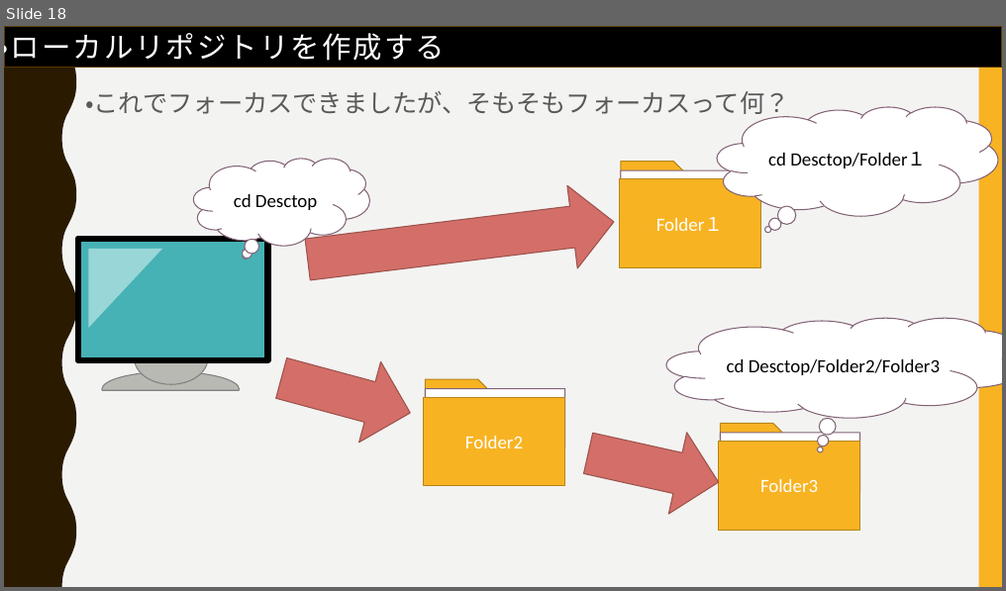
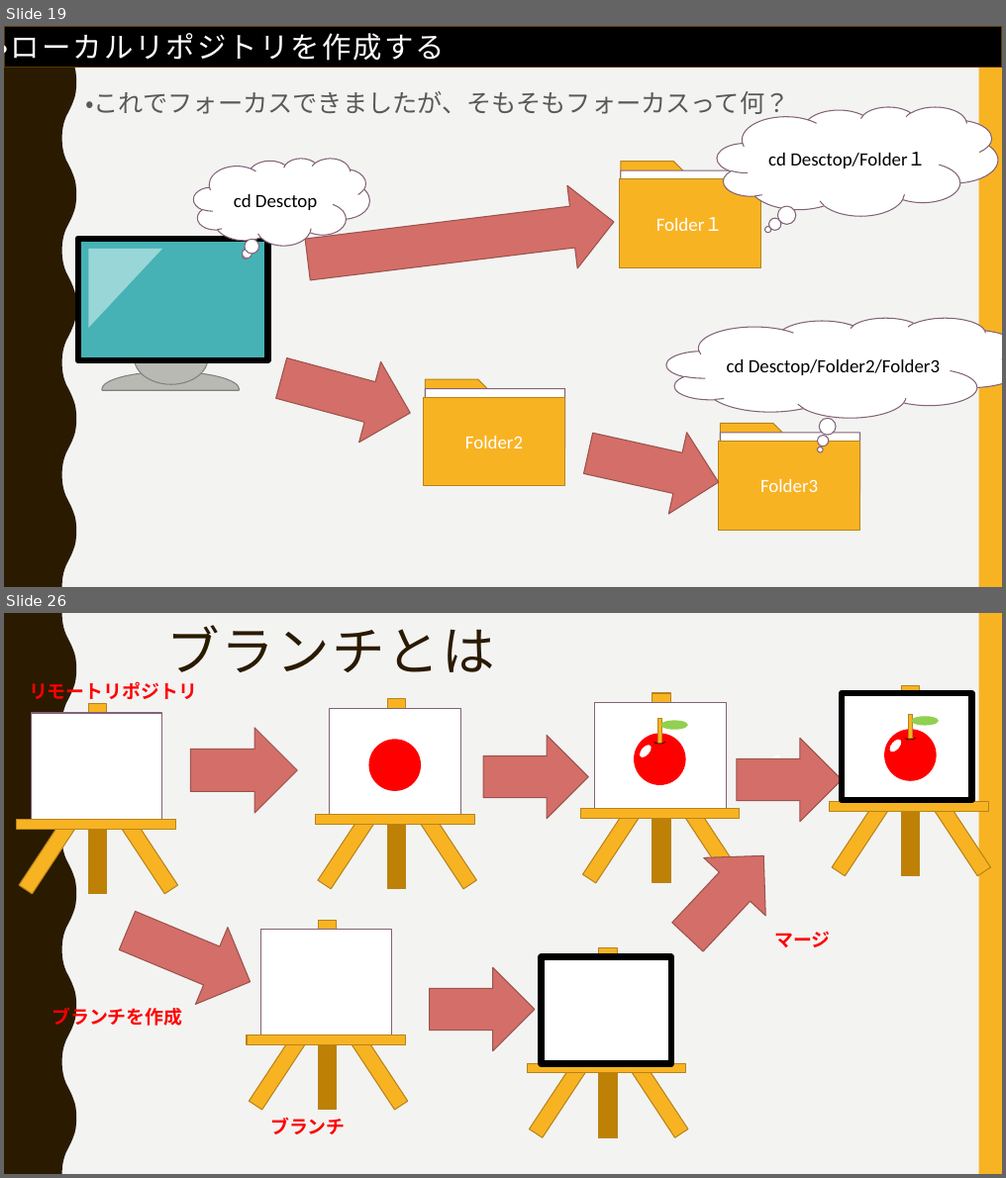
Before and after one commit to FIY24554/git_test, a slide deck: githubについて.pptx. Shown one above the other, each under a label of ours: slide 18 before the commit, slides 19 and 26 after it; the slides between them are not shown. The pictures are 1006x591 and 1006x1178 pixels, drawn with LibreOffice and Linux fonts; fonts in the diff are those of the drawing. Boxes give left, top, right and bottom in pixels: in the first picture for what was removed or moved away, otherwise in the second. Text is boxed around its words. In the diff, an @@ line names an element or a change of style, - is before the commit and + after.

```diff
--- a/githubについて.pptx
+++ b/githubについて.pptx
@@ slide 26 added at <box>4,613,1002,1174</box>, background #F3F3F2; not listed: 2 template elements that a slide beside it also shows @@
@@ title added at <box>166,625,494,685</box>, 51 pt, text #2A1A00 @@
+ブランチとは
@@ text added at <box>29,678,197,703</box>, 18 pt, text #FF0000, bold @@
+リモートリポジトリ
@@ down arrow added at <box>191,728,298,813</box>, fill #D36F68, outline #9C524D 1 pt @@
@@ group added at <box>580,693,742,883</box>: 7 rectangles, 2 ellipses, 1 arc (boxed as its full ellipse) @@
@@ group added at <box>830,686,990,876</box>: 8 rectangles, 2 ellipses, 1 arc (boxed as its full ellipse) @@
+ｃ
@@ group added at <box>316,699,476,889</box>: 6 rectangles, 1 ellipse @@
@@ down arrow added at <box>483,736,589,819</box>, fill #D36F68, outline #9C524D 1 pt @@
@@ ellipse added at <box>638,743,654,760</box>, fill #FFFFFF @@
@@ down arrow added at <box>737,739,843,822</box>, fill #D36F68, outline #9C524D 1 pt @@
@@ ellipse added at <box>766,753,783,769</box>, fill #FFFFFF @@
@@ ellipse added at <box>888,737,904,754</box>, fill #FFFFFF @@
@@ group added at <box>17,704,177,894</box>: 6 rectangles @@
@@ down arrow added at <box>656,828,794,966</box>, fill #D36F68, outline #9C524D 1 pt @@
@@ down arrow added at <box>111,892,266,1021</box>, fill #D36F68, outline #9C524D 1 pt @@
@@ text added at <box>774,931,830,948</box>, 18 pt, text #FF0000, bold @@
+マージ
@@ down arrow added at <box>430,967,536,1052</box>, fill #D36F68, outline #9C524D 1 pt @@
@@ group added at <box>528,948,688,1138</box>: 7 rectangles @@
@@ text added at <box>52,1005,182,1030</box>, 18 pt, text #FF0000, bold @@
+ブランチを作成
@@ group added at <box>247,920,407,1110</box>: 6 rectangles @@
@@ text added at <box>270,1117,346,1135</box>, 18 pt, text #FF0000, bold @@
+ブランチ
@@ what was slide 18 is now slide 19 @@
```
Also in this commit, not shown: 1 slide changed, 7 other slides added, 1 slide removed.
